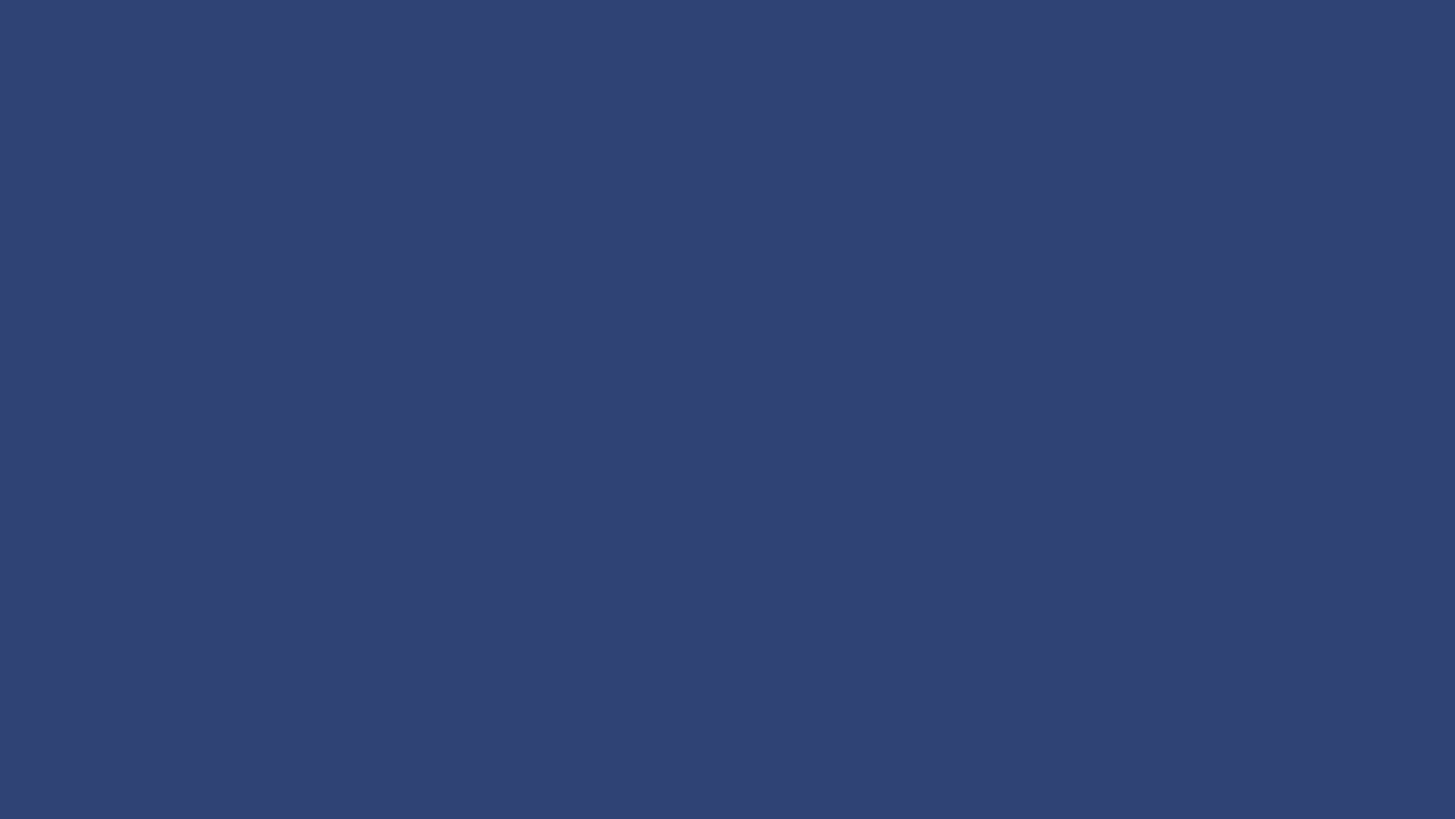
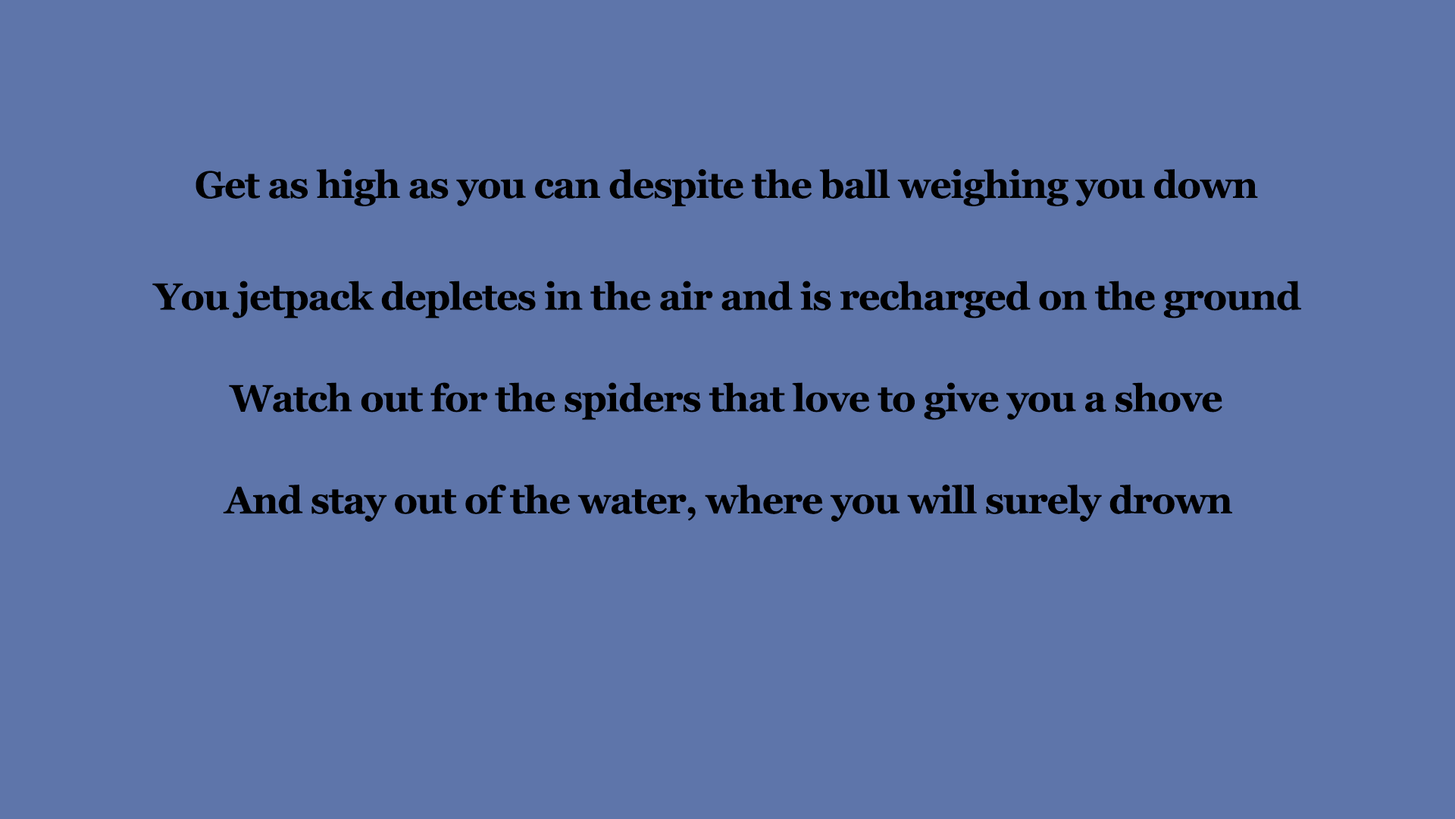
Layered file, before and after one edit (1455×819). Changes by layer:
added group "Tutorial" with 5 layers above "Splash" over box(0, 0, 1455, 819)
added layer "And stay out of the water, where you will surely drown" in group "Tutorial" over box(222, 484, 1233, 522)
added layer "Watch out for the spiders that love to give you a shove" in group "Tutorial" over box(228, 382, 1223, 420)
added layer "You jetpack depletes in the air and is recharged on the ground" in group "Tutorial" over box(152, 280, 1302, 319)
added layer "Get as high as you can despite the ball weighing you down" in group "Tutorial" over box(195, 169, 1259, 207)
added layer "Layer 1" in group "Tutorial" over box(0, 0, 1455, 819)
renamed "Group 1" to "Splash", hid the group it (7 layers) over box(0, 0, 1455, 819)
